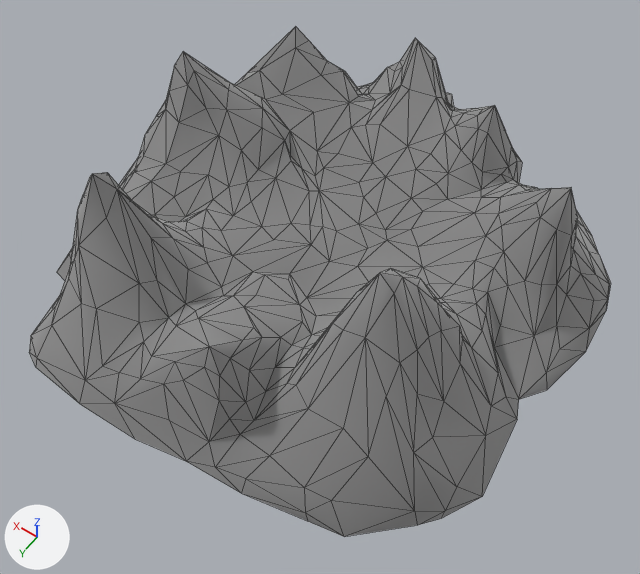
The FBX model Assets/Art/Model/geo_crater.fbx as it was, and as the next commit left it.
The view is the same before and after, from a camera (50 mm lens) standing at (-2.64, 3.79, 5.6) and looking at (-0.23, 0.41, 0.3). Every picture has the same lights, and +X, +Y and +Z are marked at lower left. Mesh edges are drawn as thin lines.

In view in the first picture: 'geo_crater'.
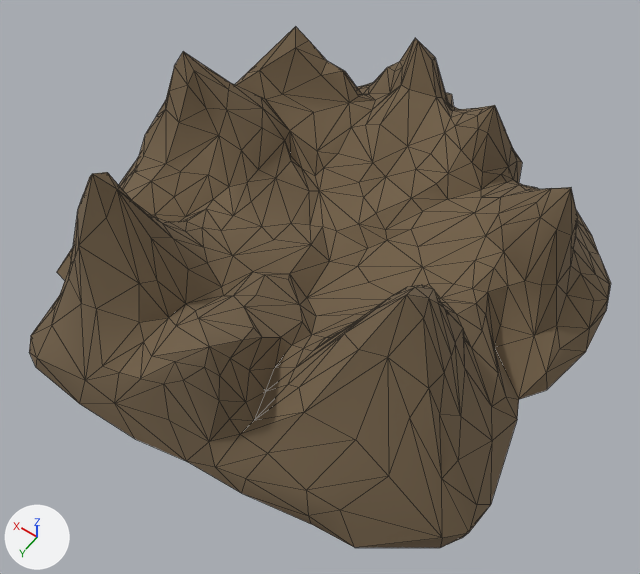
Where the change shows, as pixel boxes (x1, y1, x2, y2) in the pictures (640 x 574 px; the box of a moved part takes in the faces that stretch with it):
'geo_crater', recoloured, surface changed, reshaped (grey to brown): before (29, 26, 611, 537); after (29, 26, 611, 548)
part 1 of me_plane2, moved or reshaped: before (216, 268, 517, 537); after (216, 285, 517, 548)

Diff of the bpy script that builds the scene:
```diff
--- a/Assets/Art/Model/geo_crater.fbx.py
+++ b/Assets/Art/Model/geo_crater.fbx.py
@@ mat_plane2 @@
 mat_plane2 = principled_material('Plane2')
-mat_plane2.base_color = (0.5, 0.5, 0.5)  # grey #bcbcbc
-mat_plane2.metallic = 1.0
+mat_plane2.base_color = (0.175, 0.122, 0.0685)  # brown #74624a
 mat_plane2.roughness = 1.0
@@ me_plane2 @@
 # used by ob_geo_crater; location = (0.0, 0.0, 0.0)
-me_plane2.from_pydata(...)  # 471 vertices, 896 faces; spans x -2.09..2.28, y -2.46..2.11, z -0.02..1.65
+me_plane2.from_pydata(...)  # 471 vertices, 896 faces; spans x -2.1..2.28, y -2.46..2.11, z -0.02..1.65
+# me_plane2 part 1: 49 of 471 vertices moved; they spanned x -2.02..-0.65, y 0.4..1.88, z -0.02..1.57 and now span x -2.1..-0.67, y 0.41..1.89, z -0.02..1.57; mean shift (-0.12, 0.03, 0.0); largest move (-1.74, 1.48, 0.18) -> (-1.98, 1.53, 0.18)
 me_plane2.materials.append(mat_plane2)
```
